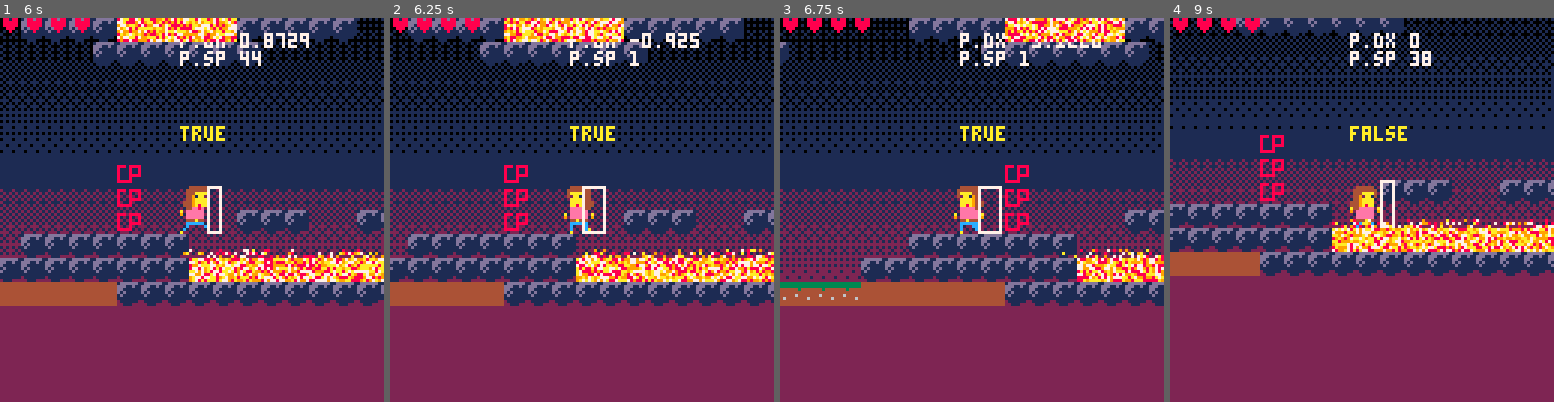
Above: before the commit, frames 1-4 (left to right).
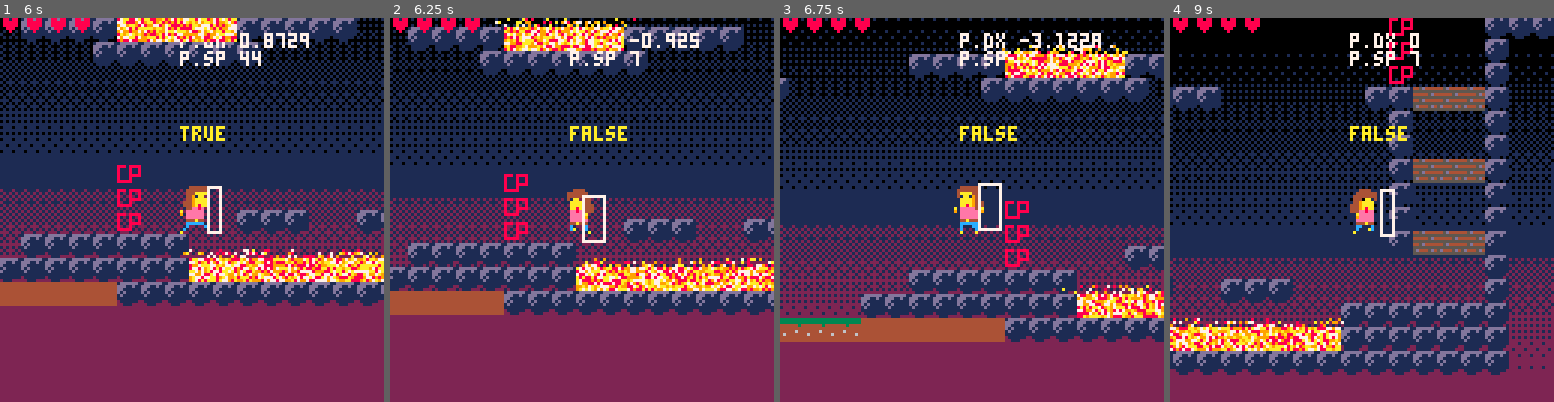
Above: after the commit, the same moments.

Repository: EmilieRobert33/SPOOKJAM
Game: PICO-8 cartridge sp4.p8
The game is run twice, just before and just after one commit, with the same random seed, the same clock (stepped at 60 frames per second) and the same inputs.
Inputs:
- Up to frame 1 (6 s): tap X (X key) at 0.33, 0.7, 1.43, 2.58, 3.1, 3.62, 4.13, 4.65, 5.17, 5.68 s; tap O (Z key) at 1.07, 1.8, 2.43, 3.07, 3.7, 4.33, 4.97, 5.6 s; hold Right 2.33-3.33 s; hold Right 3.38-4.22 s; hold Right 4.72-5.72 s
- Up to frame 2 (6.25 s): hold Left from 6.15 s (still down); tap X (X key) at 6.2 s; tap O (Z key) at 6.23 s
- Up to frame 3 (6.75 s): keep holding Left; tap X (X key) at 6.72 s
- Up to frame 4 (9 s): tap O (Z key) every 0.63 s from 6.87 to 8.77 s; release Left at 6.98 s; hold Right 7.03-8.03 s; tap X (X key) every 0.52 s from 7.23 to 8.78 s; hold Right 8.08-8.92 s

Frame 1 is identical in both runs. In frame 2, 22% of the frame differs, in the area x 0-100%, y 0-78%; in frame 3, 41%; in frame 4, 58%, in the area x 0-100%, y 0-93%.

Commit message:
mecanique mask2

Diff:
--- a/sp4.p8
+++ b/sp4.p8
@@ -23,7 +23,9 @@
 	p.max_dy = 3
 	p.acc = 0.5
 	p.boost = 4.25
+	p.jump = 0
 	p.mask = 0
+	p.mask2 = 0
 	p.anim = 0
 	p.running = false
 	p.jumping = false
@@ -42,6 +44,15 @@
 	mask.h = 16
 	mask.sp = 68
 	mask.taken = false
+
+	--objet mask
+	mask2 = {}
+	mask2.x = 3*8
+	mask2.y = 15*8
+	mask2.w = 16
+	mask2.h = 16
+	mask2.sp = 46
+	mask2.taken = false
 
 
 	gravity = 0.3
@@ -126,9 +137,10 @@
   --rectfill(p.x,p.y,p.x+15,p.y+6,0)
   spr(74,p.x+4,p.y)
  end
+	--mask 1
+	spr(mask.sp,mask.x,mask.y,2,2)
 	--mask 2
-	spr(mask.sp,mask.x,mask.y,2,2)
-
+	spr(mask2.sp,mask2.x,mask2.y,2,2)
 	if(p.mort==true
 	and p.cp==false) then
 		--restart game
@@ -314,9 +326,10 @@
 
 	--jumping
 	if(btnp(🅾️))
-	and p.landed then
+	and p.saut == 1 then
 		p.dy-=p.boost
 		p.landed = false
+		p.saut -= 1
 		sfx(31)
 	end
  -------test por declenche fantome depuis tiles----
@@ -324,7 +337,7 @@
 
 	--if player collides with a mask
 	check_collision_m()
-
+	check_collision_m2()
 	--if player has mask 2
 	if (p.mask == 2) then
 		p.boost = 6
@@ -433,6 +446,14 @@
 			if(btnp(❎)) p.mask = 0
 		end
 	end
+	if(mask2.taken == true) then
+		if(p.mask2 == 0) then
+			if(btnp(❎)) p.mask2 = 1
+		elseif(p.mask2 == 1) then
+		 if(btnp(🅾️)) p.saut = 1
+			if(btnp(❎)) p.mask2 = 0
+		end
+	end
 end
 
 function check_collision_m()
@@ -446,6 +467,17 @@
 	end
 end
 
+function check_collision_m2()
+	if(check_coll(p,mask2)
+	and mask2.taken == false) then
+		make_explosions(mask2.x,mask2.y,15)
+		make_particules(mask2.x,mask2.y,16)
+		mask2.sp = 105
+		mask2.taken = true
+  detect_fait_fantome()
+	end
+end
+
 function check_collision_ud()
 	if(p.dy>0) then
 		p.falling=true
@@ -458,6 +490,7 @@
 			p.landed= true
 			p.falling= false
 			p.dy=0
+			p.saut = 1
 			p.y-=((p.y+p.h+1)%8)-1
 
 			-----test-----------
